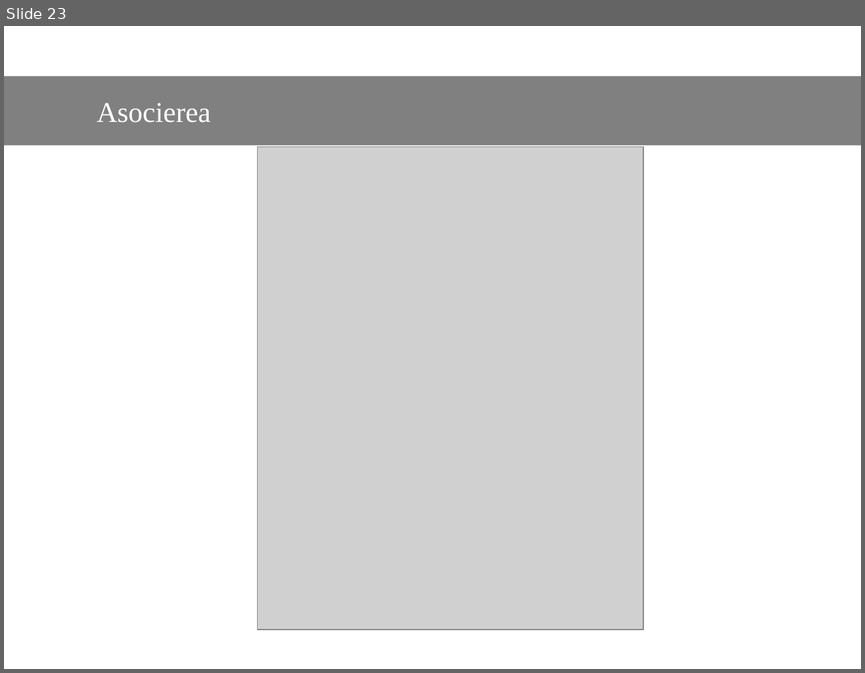
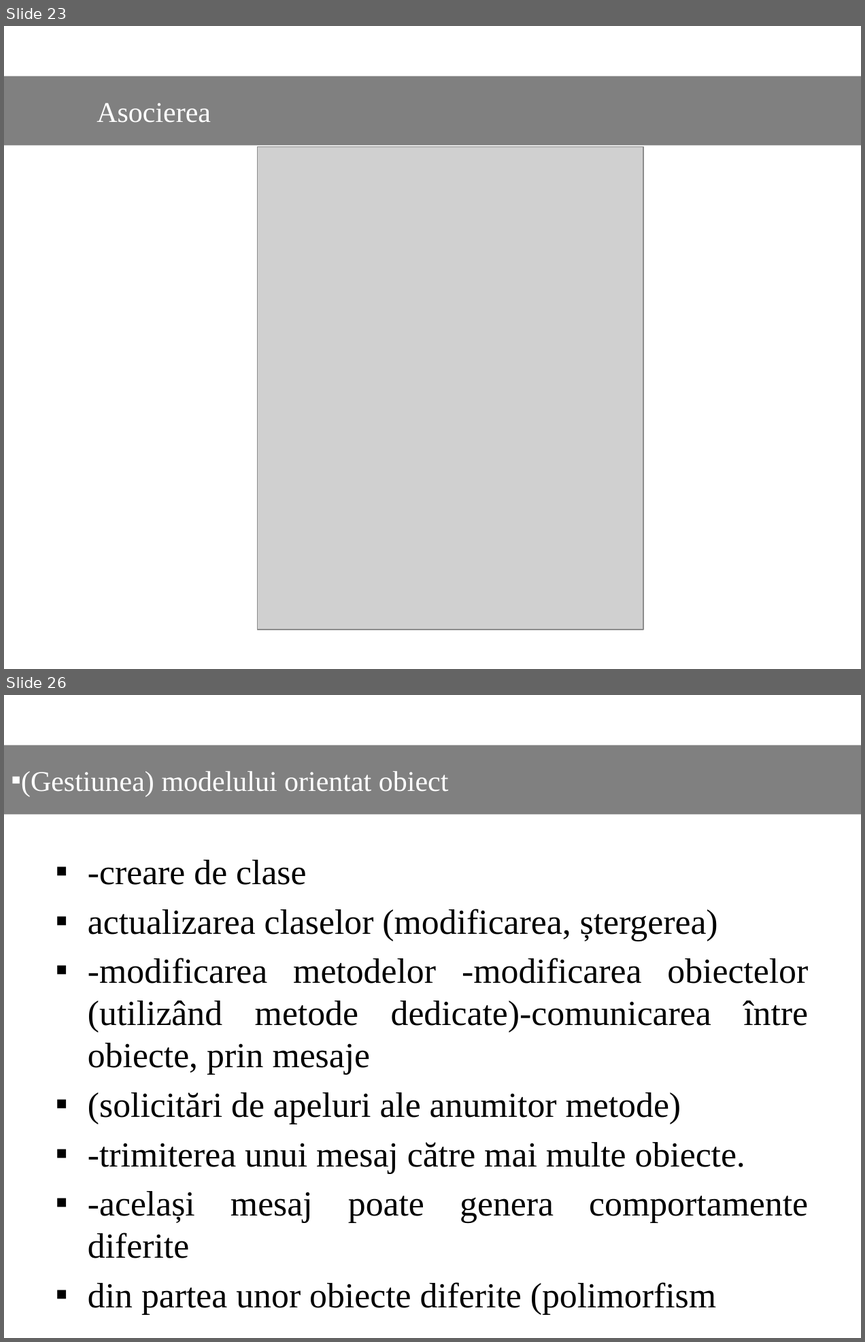
Before and after one commit to Dani25/BDOO, a slide deck: bdoo.pptx. Shown one above the other, each under a label of ours: slide 23 before the commit, slides 23 and 26 after it; the slides between them are not shown. The pictures are 865x673 and 865x1342 pixels, drawn with LibreOffice and Linux fonts; fonts in the diff are those of the drawing; grey boxes stand for pictures. Boxes give left, top, right and bottom in pixels: in the first picture for what was removed or moved away, otherwise in the second. Text is boxed around its words. In the diff, an @@ line names an element or a change of style, - is before the commit and + after.

```diff
--- a/bdoo.pptx
+++ b/bdoo.pptx
@@ slide 26 added at <box>4,695,861,1338</box>, background #FFFFFF @@
@@ rectangle added at <box>4,745,861,814</box>, fill #808080, 24 pt, text #FFFFFF @@
+▪ (Gestiunea) modelului orientat obiect
@@ text added at <box>88,860,808,1314</box>, 29.6 pt, text #000000 @@
+▪ -creare de clase
+▪ actualizarea claselor (modificarea, ștergerea)
+▪ -modificarea metodelor -modificarea obiectelor (utilizând metode dedicate)-comunicarea între obiecte, prin mesaje
+▪ (solicitări de apeluri ale anumitor metode)
+▪ -trimiterea unui mesaj către mai multe obiecte.
+▪ -același mesaj poate genera comportamente diferite
+▪ din partea unor obiecte diferite (polimorfism
```
Also in this commit, not shown: 8 other slides added.
